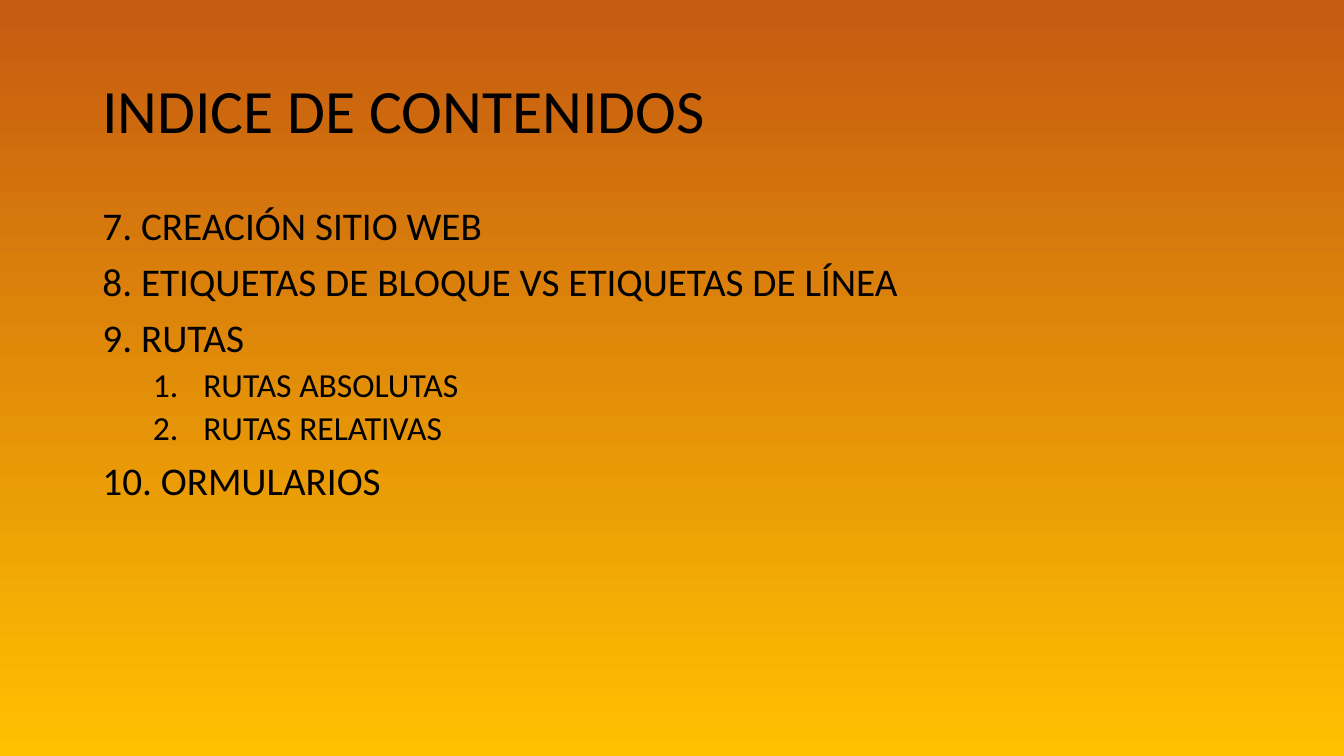
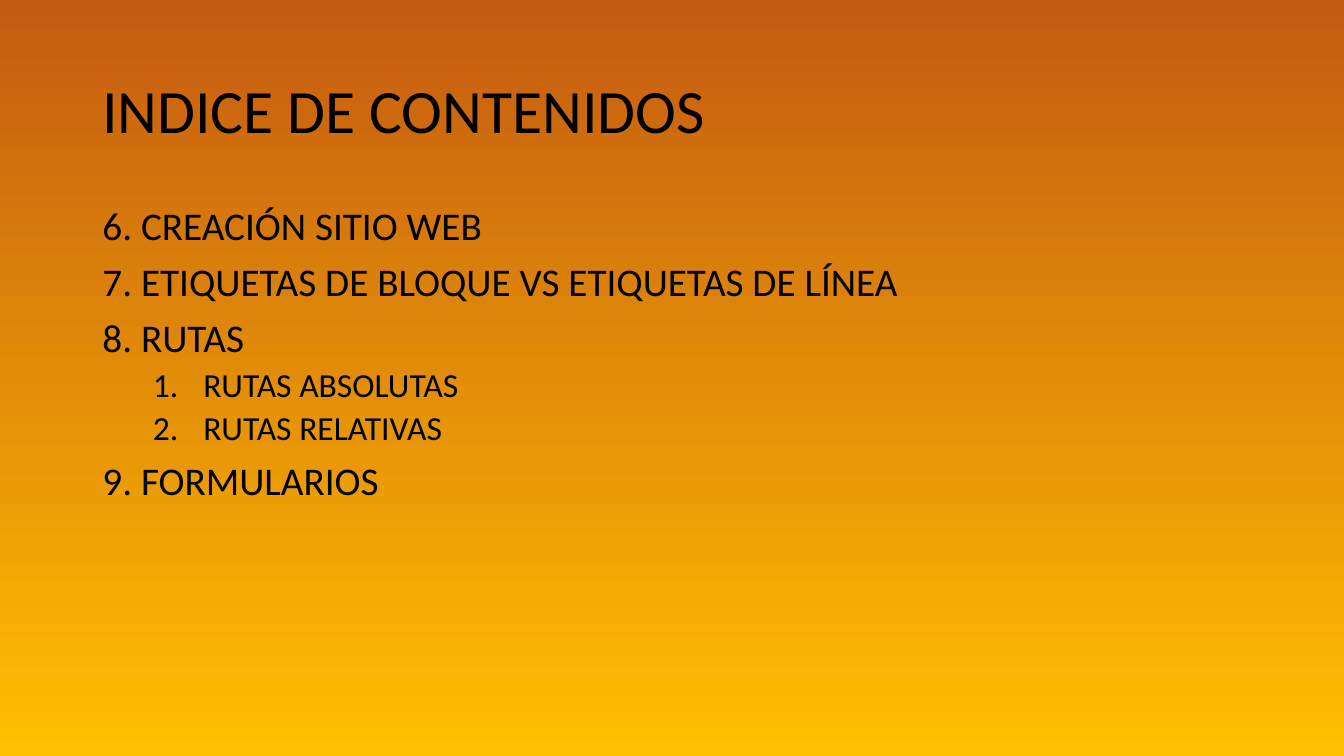
Before and after one commit to WalterDeRacagua/Curso-de-HTML-y-CSS, a slide deck: slide 3 of HTML/TEORIA/INTRODUCCIÓN HTML.odp. Drawn at 1344x756 pixels with LibreOffice and Linux fonts; fonts in the diff are those of the drawing. Boxes give left, top, right and bottom in pixels: in the first picture for what was removed or moved away, otherwise in the second. Text is boxed around its words. In the diff, an @@ line names an element or a change of style, - is before the commit and + after.

```diff
--- a/HTML/TEORIA/INTRODUCCIÓN HTML.odp
+++ b/HTML/TEORIA/INTRODUCCIÓN HTML.odp
@@ text at (102, 207, 898, 353): text changed @@
-7. CREACIÓN SITIO WEB
-8. ETIQUETAS DE BLOQUE VS ETIQUETAS DE LÍNEA
-9. RUTAS
+6. CREACIÓN SITIO WEB
+7. ETIQUETAS DE BLOQUE VS ETIQUETAS DE LÍNEA
+8. RUTAS
@@ text at (102, 469, 379, 496): text changed @@
-10. ORMULARIOS
+9. FORMULARIOS
```
Also in this commit, not shown: 8 other slides changed, 5 slides added.
